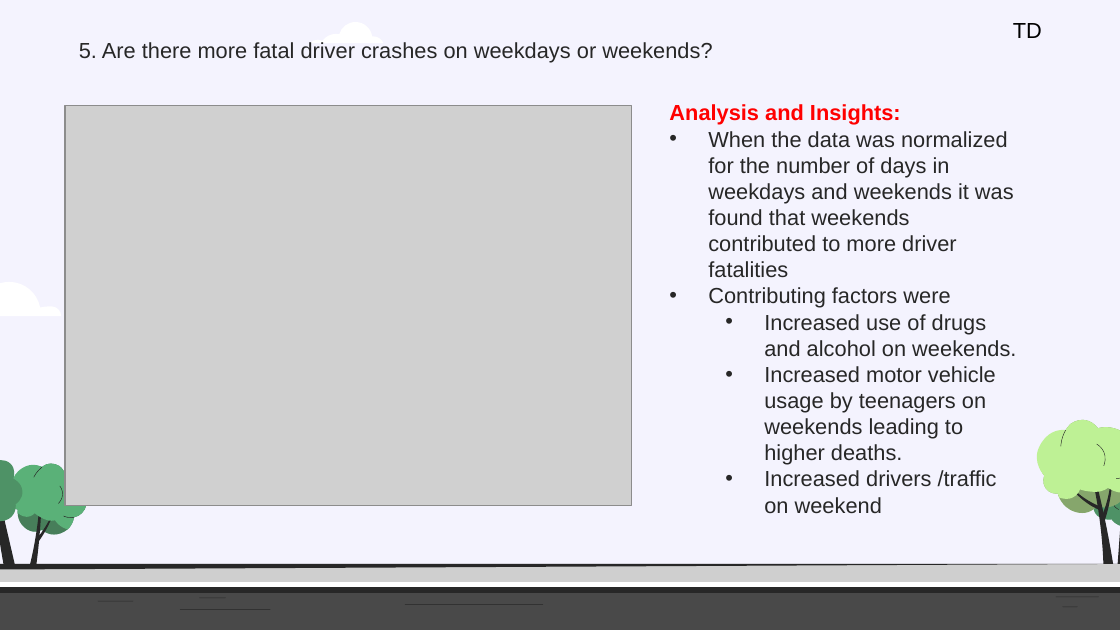
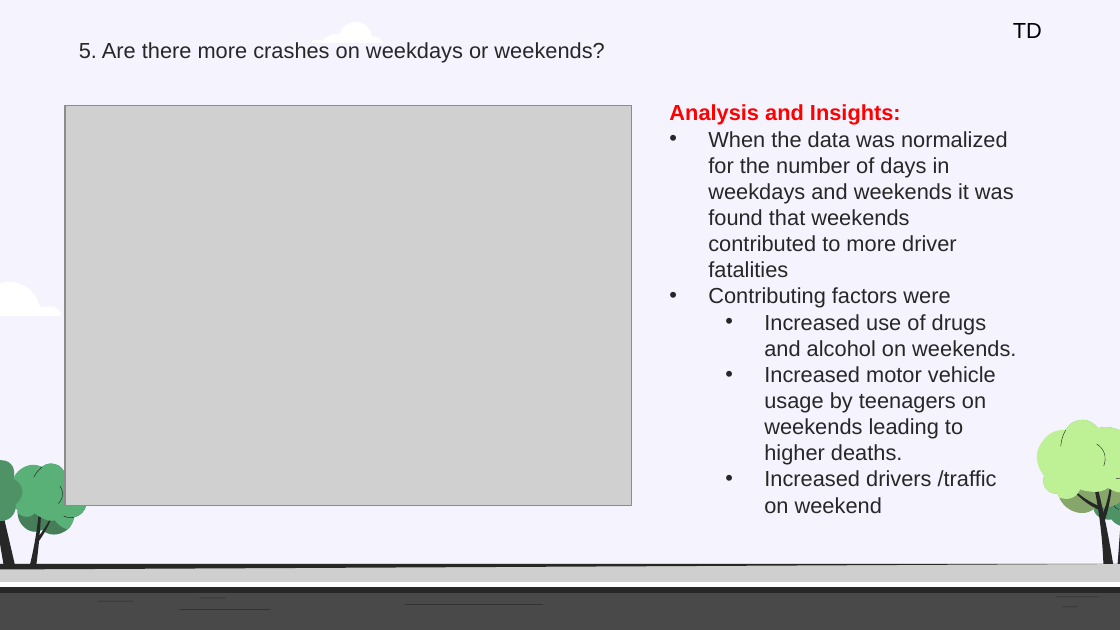
Before and after one commit to Kapedes/project-1-group-2, a slide deck: slide 9 of Insights and analysis of Crash Statistics in Australia.pptx. Drawn at 1120x630 pixels with LibreOffice and Linux fonts; fonts in the diff are those of the drawing; grey boxes stand for pictures. Boxes give left, top, right and bottom in pixels: in the first picture for what was removed or moved away, otherwise in the second. Text is boxed around its words. In the diff, an @@ line names an element or a change of style, - is before the commit and + after.

```diff
--- a/Insights and analysis of Crash Statistics in Australia.pptx
+++ b/Insights and analysis of Crash Statistics in Australia.pptx
@@ text at box(79, 42, 604, 63): text changed @@
-5. Are there more fatal driver crashes on weekdays or weekends?
+5. Are there more crashes on weekdays or weekends?
```
Also in this commit, not shown: 11 other slides changed, 1 other file.
